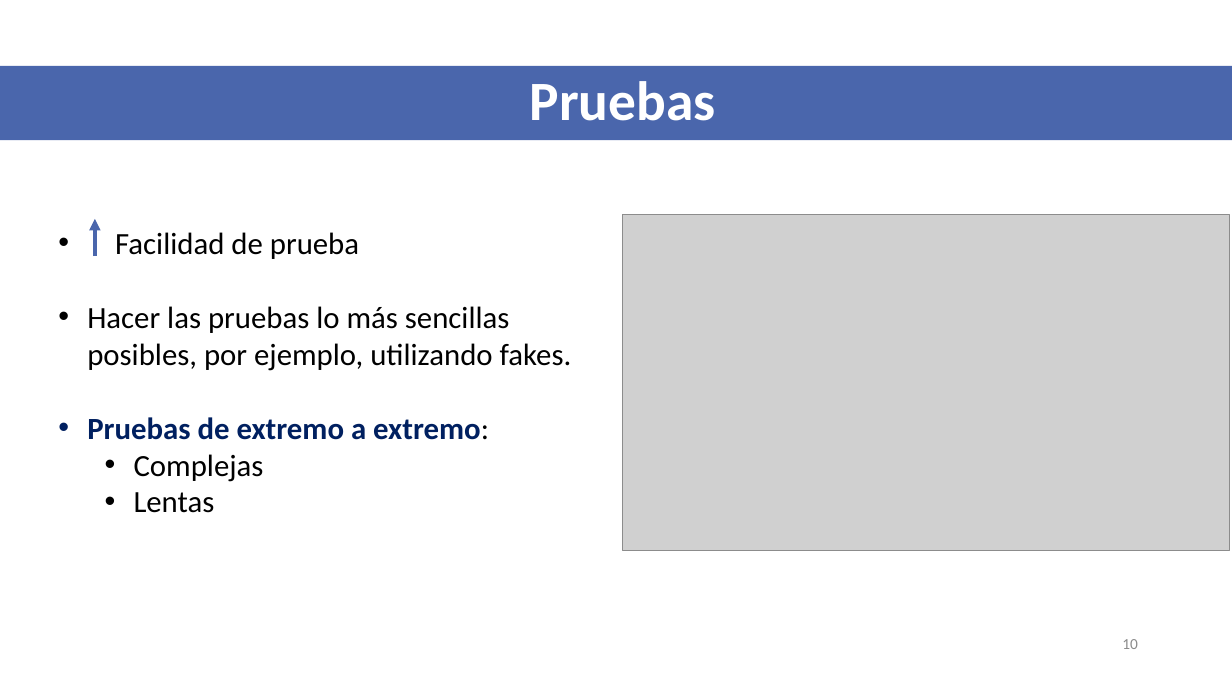
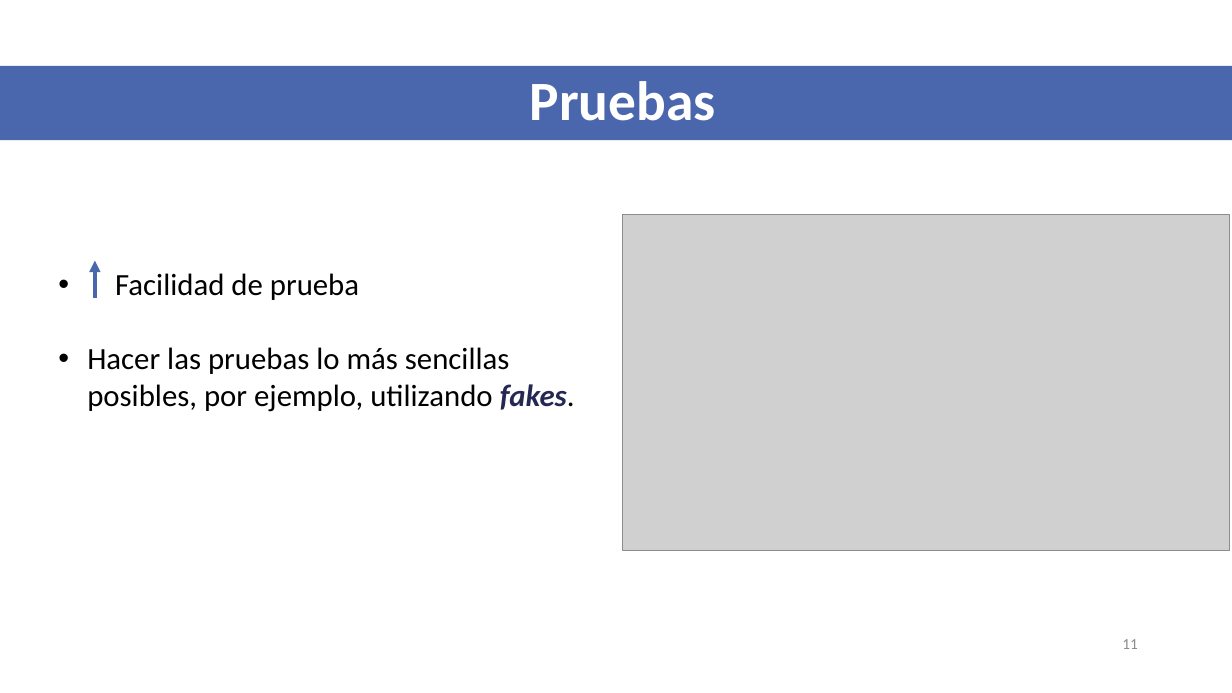
Before and after one commit to VictorIranzo/TFG_Microservices, a slide deck: slide 11 of Trabajo/Presentación/Desarrollo de software basado en microservicios.pptx (slide 10 before the commit). Drawn at 1232x693 pixels with LibreOffice and Linux fonts; fonts in the diff are those of the drawing; grey boxes stand for pictures. Boxes give left, top, right and bottom in pixels: in the first picture for what was removed or moved away, otherwise in the second. Text is boxed around its words. In the diff, an @@ line names an element or a change of style, - is before the commit and + after.

```diff
--- a/Trabajo/Presentación/Desarrollo de software basado en microservicios.pptx
+++ b/Trabajo/Presentación/Desarrollo de software basado en microservicios.pptx
@@ text "Facilidad de prueba": place and size @@
-text "Facilidad de prueba" at (87, 232, 572, 513)
+text "Facilidad de prueba" at (87, 273, 575, 412)
@@ arrow moved from (95, 256) - (95, 219) to (95, 298) - (95, 261) @@
@@ text at (87, 347, 575, 412): text colour #000000 to #242852, bold on, italic on in "fakes." @@
@@ text at (87, 417, 489, 513): paragraphs removed @@
-• Pruebas de extremo a extremo:
-  • Complejas
-  • Lentas
@@ page number at (1122, 639, 1138, 649): text changed @@
-10
+11
```
Also in this commit, not shown: 11 other slides changed, 5 slides added.
